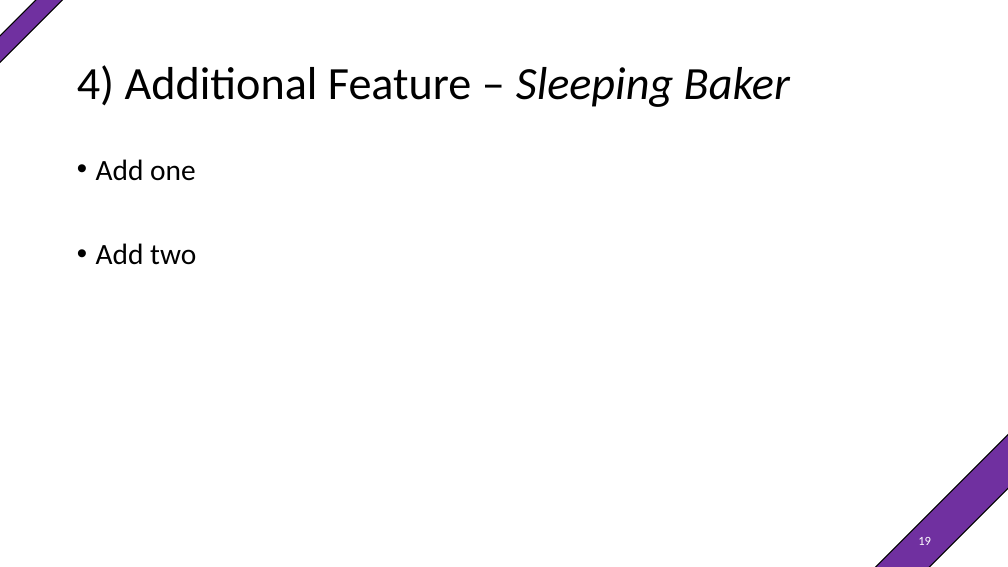
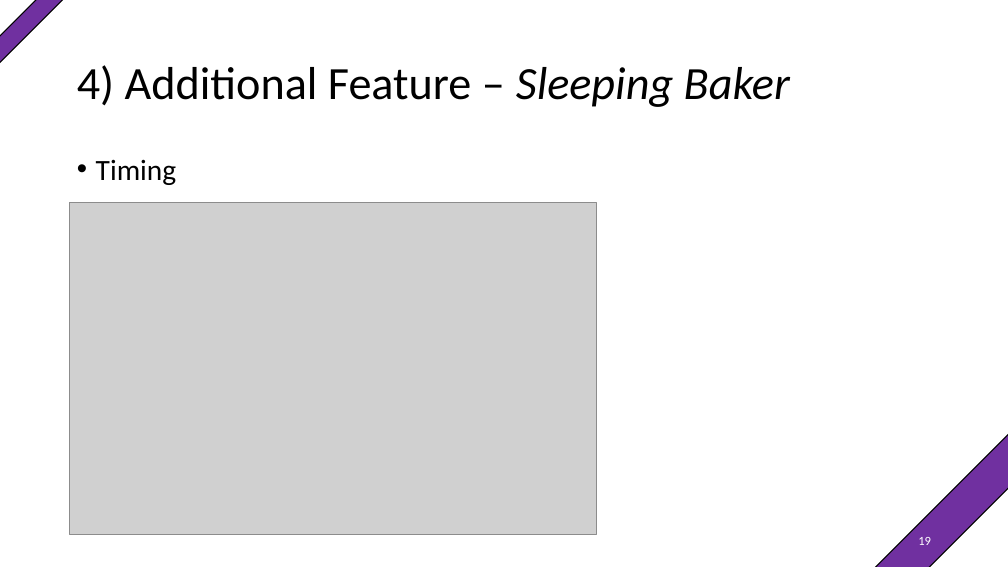
Before and after one commit to xHascox/Bakery, a slide deck: slide 19 of Presentation/Presentation Group 1_OS_Unifr.pptx. Drawn at 1008x567 pixels with LibreOffice and Linux fonts; fonts in the diff are those of the drawing; grey boxes stand for pictures. Boxes give left, top, right and bottom in pixels: in the first picture for what was removed or moved away, otherwise in the second. Text is boxed around its words. In the diff, an @@ line names an element or a change of style, - is before the commit and + after.

Commit message:
ch pptx and sleeping

```diff
--- a/Presentation/Presentation Group 1_OS_Unifr.pptx
+++ b/Presentation/Presentation Group 1_OS_Unifr.pptx
@@ text at [96, 159, 176, 185]: text changed @@
-• Add one
+• Timing
@@ picture added at [70, 203, 597, 535] @@
```
Also in this commit, not shown: 3 other slides changed, 1 other file.
